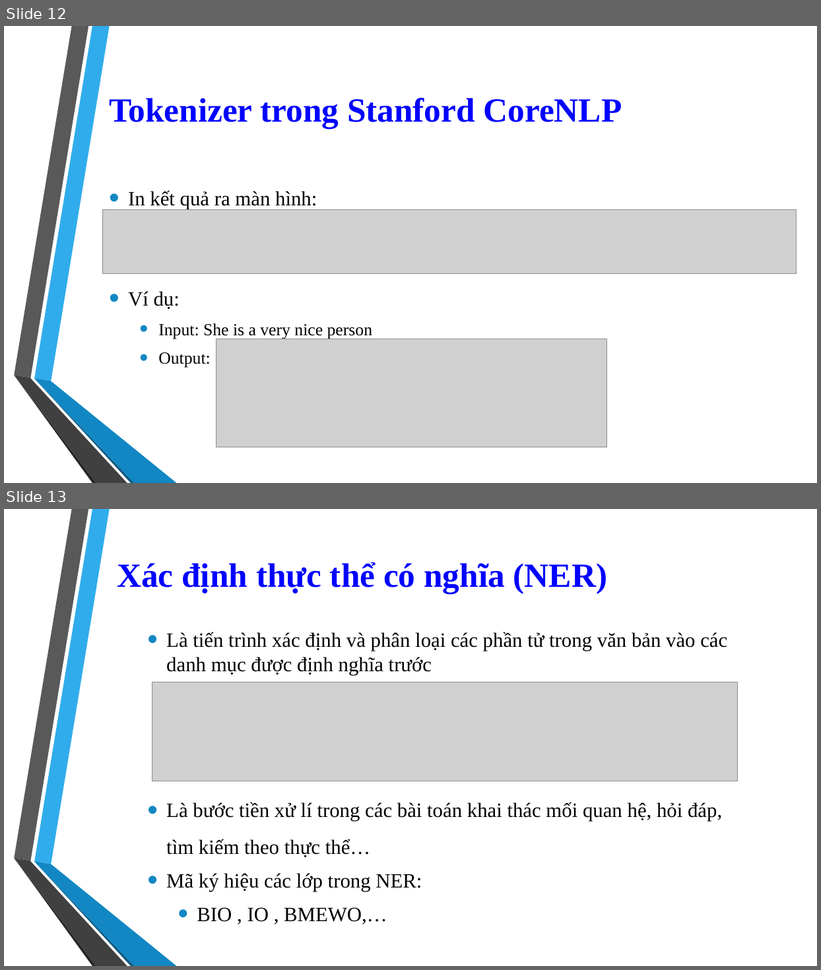
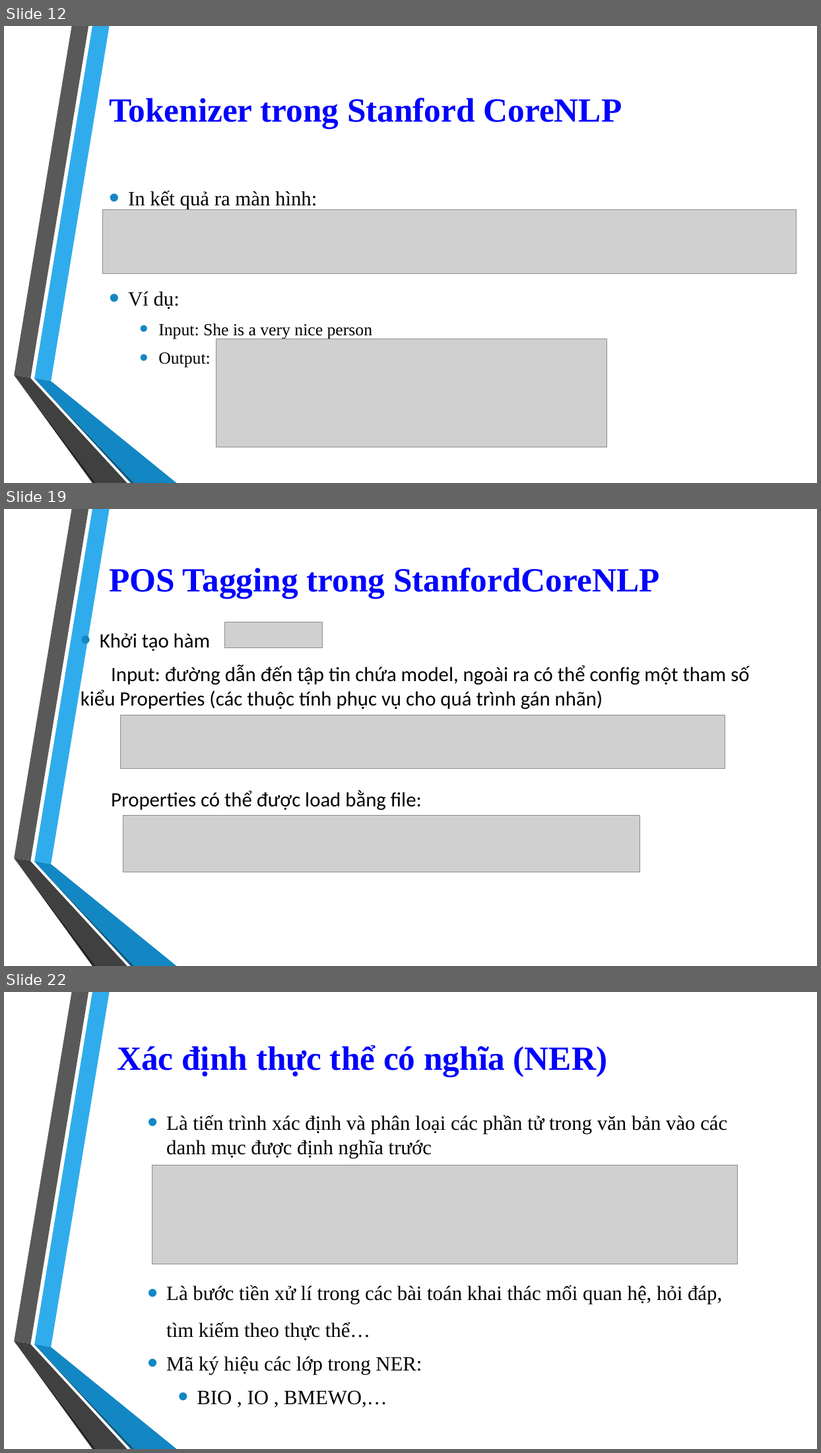
Before and after one commit to 1412520/TextMining, a slide deck: Seminar/Stanford_CoreNLP.pptx. Shown one above the other, each under a label of ours: slides 12 and 13 before the commit, slides 12, 19 and 22 after it; the slides between them are not shown. The pictures are 821x970 and 821x1453 pixels, drawn with LibreOffice and Linux fonts; fonts in the diff are those of the drawing; grey boxes stand for pictures; background and template pictures are left out. Boxes give left, top, right and bottom in pixels: in the first picture for what was removed or moved away, otherwise in the second. Text is boxed around its words. In the diff, an @@ line names an element or a change of style, - is before the commit and + after.

```diff
--- a/Seminar/Stanford_CoreNLP.pptx
+++ b/Seminar/Stanford_CoreNLP.pptx
@@ slide 19 added at (4,509,817,966), background picture (left out); not listed: 6 template elements that a slide beside it also shows @@
@@ title added at (109,568,660,599), 40 pt, text #0000FF, bold @@
+POS Tagging trong StanfordCoreNLP
@@ picture added at (225,623,322,648) @@
@@ text added at (81,633,749,811), 24 pt, text #000000 @@
+• Khởi tạo hàm
+Input: đường dẫn đến tập tin chứa model, ngoài ra có thể config một tham số kiểu Properties (các thuộc tính phục vụ cho quá trình gán nhãn)
+Properties có thể được load bằng file:
@@ picture added at (121,715,725,769) @@
@@ picture added at (123,816,640,873) @@
@@ what was slide 13 is now slide 22 @@
```
Also in this commit, not shown: 1 slide changed, 8 other slides added, 2 other files.
